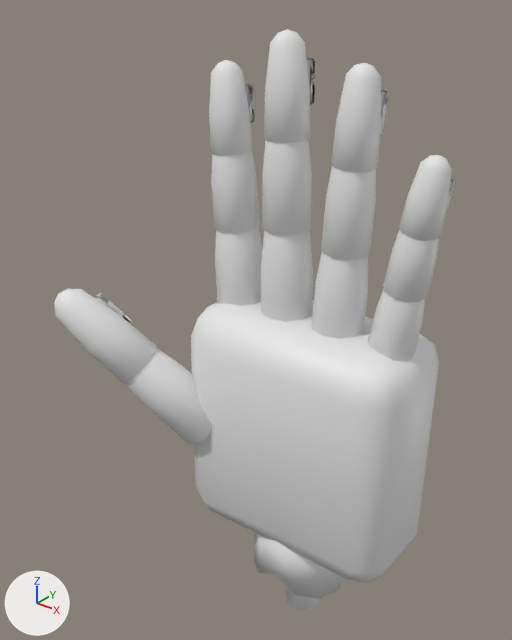
One commit to the Blender file modelos/mano_orco.blend: the scene before it, then after it.
Camera for both pictures: a camera (50 mm lens) standing at (2.29, -3.45, 2.83) and looking at (-0.38, -0.12, 0.76). The axes (+X, +Y, +Z) are drawn at lower left. The lights are the same throughout. The picture after the commit comes second.

Names of what the first picture shows: 'anular_falange1', 'anular_falange2', 'anular_falange3', 'indice_falange1', 'indice_falange2', 'indice_falange3', 'indice_una', 'medio_falange1', 'medio_falange2', 'medio_falange3', 'medio_una', 'menique_falange1', 'menique_falange2', 'menique_falange3', 'muneca', 'palma', 'pulgar_falange1', 'pulgar_falange2', 'pulgar_una' and 3 more.
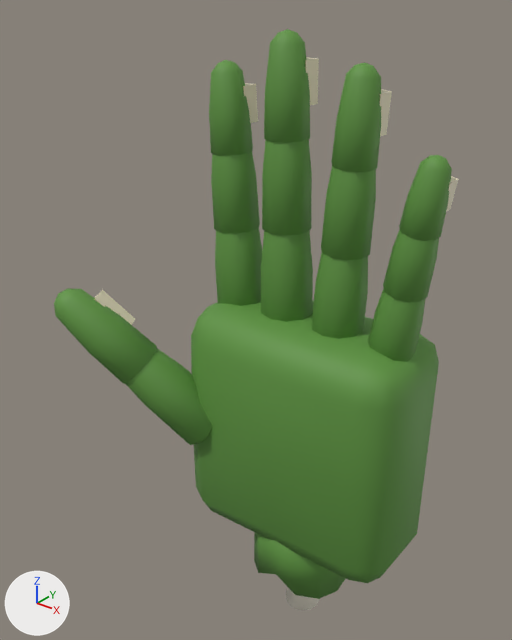
What differs and where, as boxes [x1, y1, x2, y2] in the pictures (512 x 640 px):
'palma', recoloured (white to green): [191, 300, 439, 583] in both
'pulgar_falange2', recoloured (white to green): [54, 288, 157, 384] in both
'medio_falange3', recoloured (white to green): [264, 29, 310, 143] in both
'medio_falange2', recoloured (white to green): [262, 139, 312, 236] in both
'anular_falange3', recoloured (white to green): [331, 62, 381, 172] in both
'medio_falange1', recoloured (white to green): [261, 230, 313, 322] in both
'anular_falange2', recoloured (white to green): [321, 166, 376, 260] in both
'pulgar_falange1', recoloured (white to green): [125, 348, 212, 445] in both
'anular_falange1', recoloured (white to green): [312, 252, 368, 339] in both
'indice_falange2', recoloured (white to green): [211, 152, 260, 233] in both
'indice_falange3', recoloured (white to green): [209, 60, 253, 155] in both
'indice_falange1', recoloured (white to green): [215, 227, 262, 306] in both
'menique_falange3', recoloured (white to green): [399, 155, 452, 241] in both
'muneca', recoloured (white to green): [254, 533, 346, 599] in both
'menique_falange2', recoloured (white to green): [383, 229, 439, 302] in both
'menique_falange1', recoloured (white to green): [368, 289, 426, 362] in both
'medio_una', reshaped, moved, recoloured: before [306, 58, 315, 105]; after [305, 57, 319, 106]
'pulgar_una', reshaped, moved (11% wider, 16% taller): before [95, 293, 132, 324]; after [94, 289, 135, 325]
'indice_una', moved: before [245, 84, 255, 122]; after [243, 83, 258, 123]
part 1 of me_medio_una_002, built on: before [306, 58, 315, 105]; after [305, 57, 319, 106]
part 3 of me_pulgar_una_002, built on: before [95, 293, 132, 324]; after [94, 289, 135, 325]

What changed in the scene script:
```text
Change me_palma:
    where me_palma.from_pydata(...)  # 218 vertices, 216 faces; spans x -0.8..0.8, y -0.5..0.4, z -0.85..0.85
    add me_palma.materials.append(mat_orco_cuerpo)  # green #5e9440
Change me_muneca_001:
    where me_muneca_001.from_pydata(...)  # 28 vertices, 16 faces; spans x -0.387..0.387, y -0.38..0.399, z -0.325..0.23
    add me_muneca_001.materials.append(mat_orco_cuerpo)  # green #5e9440
Change me_indice_falange1_001:
    where me_indice_falange1_001.from_pydata(...)  # 52 vertices, 60 faces; spans x -0.165..0.165, y -0.173..0.173, z -0.485..0.485
    add me_indice_falange1_001.materials.append(mat_orco_cuerpo)  # green #5e9440
Change me_indice_falange2_001:
    where me_indice_falange2_001.from_pydata(...)  # 52 vertices, 60 faces; spans x -0.147..0.147, y -0.155..0.155, z -0.395..0.395
    add me_indice_falange2_001.materials.append(mat_orco_cuerpo)  # green #5e9440
Change me_indice_falange3_001:
    where me_indice_falange3_001.from_pydata(...)  # 52 vertices, 60 faces; spans x -0.13..0.13, y -0.137..0.137, z -0.305..0.305
    add me_indice_falange3_001.materials.append(mat_orco_cuerpo)  # green #5e9440
Change me_medio_falange1_001:
    where me_medio_falange1_001.from_pydata(...)  # 52 vertices, 60 faces; spans x -0.169..0.169, y -0.177..0.177, z -0.53..0.53
    add me_medio_falange1_001.materials.append(mat_orco_cuerpo)  # green #5e9440
Change me_medio_falange2_001:
    where me_medio_falange2_001.from_pydata(...)  # 52 vertices, 60 faces; spans x -0.151..0.151, y -0.159..0.159, z -0.43..0.43
    add me_medio_falange2_001.materials.append(mat_orco_cuerpo)  # green #5e9440
Change me_medio_falange3_001:
    where me_medio_falange3_001.from_pydata(...)  # 52 vertices, 60 faces; spans x -0.134..0.134, y -0.141..0.141, z -0.33..0.33
    add me_medio_falange3_001.materials.append(mat_orco_cuerpo)  # green #5e9440
Change me_anular_falange1_001:
    where me_anular_falange1_001.from_pydata(...)  # 52 vertices, 60 faces; spans x -0.16..0.16, y -0.168..0.168, z -0.49..0.49
    add me_anular_falange1_001.materials.append(mat_orco_cuerpo)  # green #5e9440
Change me_anular_falange2_001:
    where me_anular_falange2_001.from_pydata(...)  # 52 vertices, 60 faces; spans x -0.142..0.142, y -0.149..0.149, z -0.4..0.4
    add me_anular_falange2_001.materials.append(mat_orco_cuerpo)  # green #5e9440
Change me_anular_falange3_001:
    where me_anular_falange3_001.from_pydata(...)  # 52 vertices, 60 faces; spans x -0.125..0.125, y -0.131..0.131, z -0.305..0.305
    add me_anular_falange3_001.materials.append(mat_orco_cuerpo)  # green #5e9440
Change me_menique_falange1_001:
    where me_menique_falange1_001.from_pydata(...)  # 52 vertices, 60 faces; spans x -0.137..0.137, y -0.144..0.144, z -0.385..0.385
    add me_menique_falange1_001.materials.append(mat_orco_cuerpo)  # green #5e9440
Change me_menique_falange2_001:
    where me_menique_falange2_001.from_pydata(...)  # 52 vertices, 60 faces; spans x -0.123..0.123, y -0.129..0.129, z -0.308..0.308
    add me_menique_falange2_001.materials.append(mat_orco_cuerpo)  # green #5e9440
Change me_menique_falange3_001:
    where me_menique_falange3_001.from_pydata(...)  # 52 vertices, 60 faces; spans x -0.109..0.109, y -0.114..0.114, z -0.242..0.242
    add me_menique_falange3_001.materials.append(mat_orco_cuerpo)  # green #5e9440
Change me_pulgar_falange1_001:
    where me_pulgar_falange1_001.from_pydata(...)  # 52 vertices, 60 faces; spans x -0.19..0.19, y -0.2..0.2, z -0.51..0.51
    add me_pulgar_falange1_001.materials.append(mat_orco_cuerpo)  # green #5e9440
Change me_pulgar_falange2_001:
    where me_pulgar_falange2_001.from_pydata(...)  # 52 vertices, 60 faces; spans x -0.168..0.168, y -0.177..0.177, z -0.405..0.405
    add me_pulgar_falange2_001.materials.append(mat_orco_cuerpo)  # green #5e9440
Change me_medio_una_002:
    used by ob_medio_una; parent = ob_medio_falange3joint; location = (0.0, 0.121, 0.236)
    remove me_medio_una_002.from_pydata(...)  # 216 vertices, 218 faces; spans x -0.108..0.108, y -0.05..0.03, z -0.125..0.125
    add me_medio_una_002.from_pydata(...)  # 26 vertices, 24 faces; spans x -0.116..0.116, y -0.088..0.063, z -0.125..0.125
    me_medio_una_002 part 1: the whole mesh is rebuilt
    me_medio_una_002 part 2: the surface is now shaded flat
    add me_medio_una_002.materials.append(mat_orco_una)  # beige #e8dfc0
Change me_pulgar_una_002:
    used by ob_pulgar_una; parent = ob_pulgar_falange2joint; location = (0.0, 0.151, 0.285)
    remove me_pulgar_una_002.from_pydata(...)  # 216 vertices, 218 faces; spans x -0.136..0.136, y -0.063..0.037, z -0.152..0.152
    add me_pulgar_una_002.from_pydata(...)  # 26 vertices, 24 faces; spans x -0.144..0.144, y -0.11..0.079, z -0.152..0.152
    me_pulgar_una_002 part 3: 216 vertices removed from x -0.136..0.136, y -0.063..0.037, z -0.152..0.152; 26 vertices added at x -0.144..0.144, y -0.11..0.079, z -0.152..0.152
    me_pulgar_una_002 part 4: the surface is now shaded flat
    add me_pulgar_una_002.materials.append(mat_orco_una)  # beige #e8dfc0
Change ob_indice_una:
    ob_indice_una.location: (0.0, 0.117, 0.211) -> (0.0, 0.102, 0.211)
Change ob_medio_una:
    ob_medio_una.location: (0.0, 0.121, 0.236) -> (0.0, 0.106, 0.236)
Change ob_pulgar_una:
    ob_pulgar_una.location: (0.0, 0.151, 0.285) -> (0.0, 0.132, 0.285)
```
